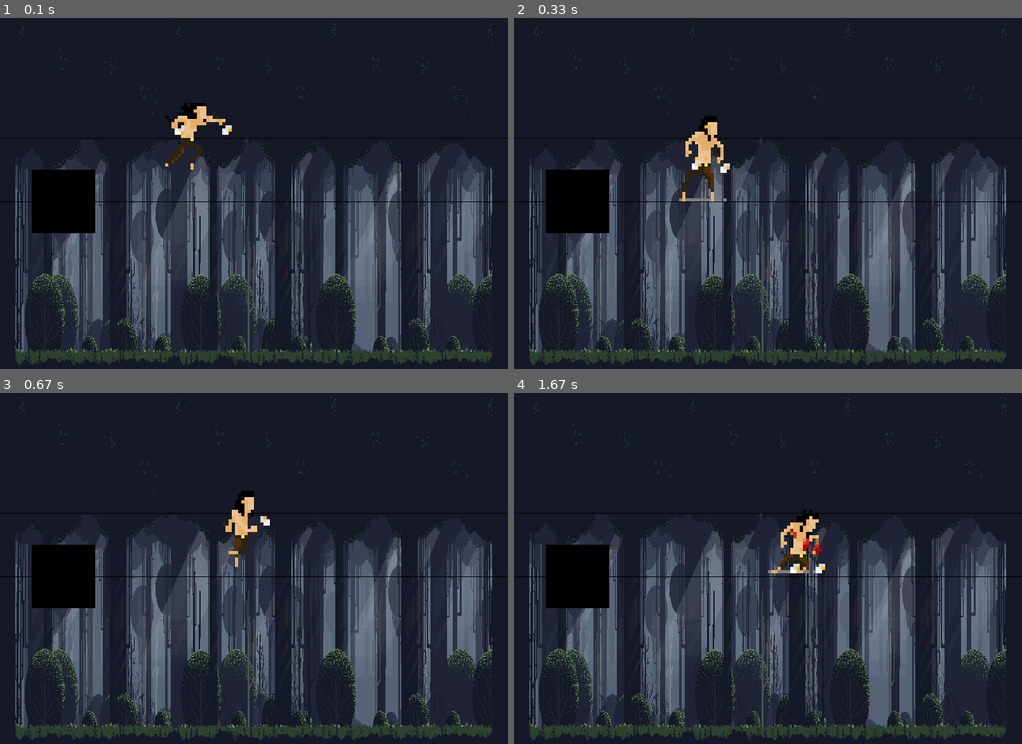
Above: before the commit, frames 1-4 (two rows, left to right).
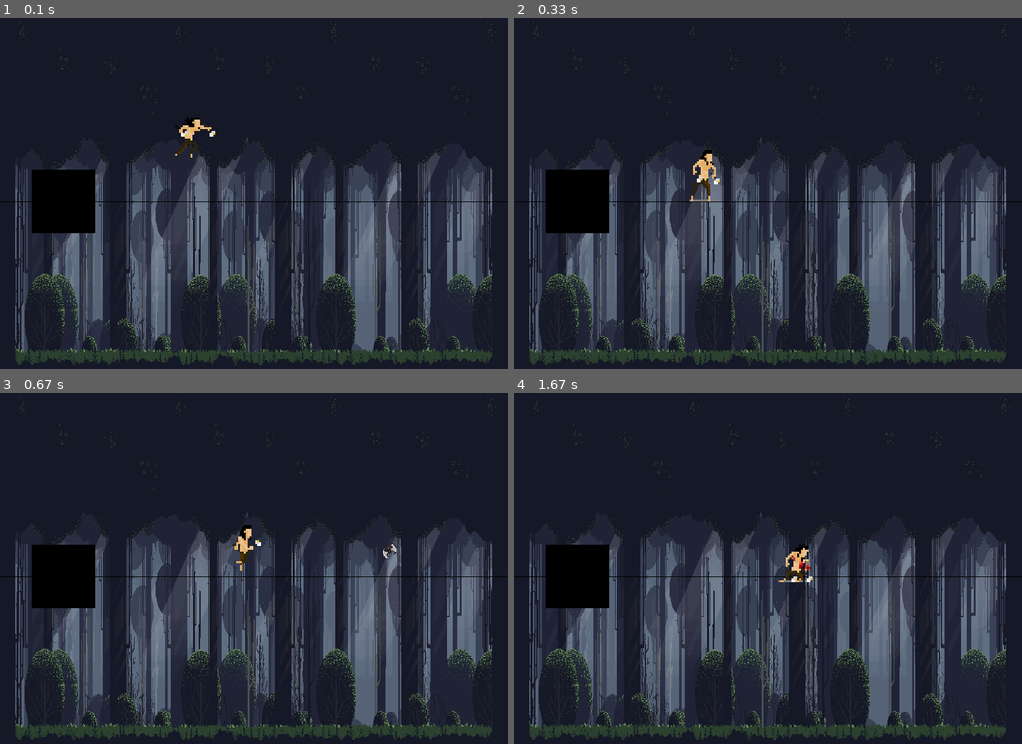
Above: after the commit, the same moments.

Repository: ramaeb/ramiroBianucci-pygame-tp-final
Game: pygame game, started from main.py
Two runs of this game, one before a commit and one after it. Both use one fixed random seed, a clock stepped at 60 frames per second and the inputs below.
Inputs:
- Up to frame 1 (0.1 s): no input
- Up to frame 2 (0.33 s): no input
- Up to frame 3 (0.67 s): hold E from 0.33 s (still down); hold Right from 0.33 s (still down)
- Up to frame 4 (1.67 s): release E at 0.8 s; release Right at 0.8 s; hold O 0.83-1.3 s; hold Right 0.83-1.3 s

The runs differ from the first frame. In frame 1, 0.9% of the frame differs, in the area x 0-100%, y 24-44%; in frame 2, 1.2%, in the area x 0-100%, y 27-53%; in frame 3, 1.0%; in frame 4, 1.2%.

Commit message:
modified:   assets/img/player/shoot/0.png 	modified:   assets/img/player/shoot/1.png 	deleted:    assets/img/player/shoot/2.png 	deleted:    assets/img/player/shoot/3.png 	deleted:    assets/img/player/shoot/4.png 	deleted:    assets/img/player/shoot/5.png 	deleted:    assets/img/player/shoot/6.png 	deleted:    assets/img/player/shoot/7.png 	new file:   assets/img/sounds/277219__thedweebman__8-bit-jump-2.wav 	modified:   main.py 	modified:   models/__pycache__/auxiliar.cpython-311.pyc 	modified:   models/auxiliar.py 	modified:   models/enemy/__pycache__/main_enemy.cpython-311.pyc 	new file:   models/player/__pycache__/bala.cpython-311.pyc 	modified:   models/player/__pycache__/main_player.cpython-311.pyc 	new file:   models/player/bala.py 	modified:   models/player/main_player.py

Diff:
--- a/main.py
+++ b/main.py
@@ -1,5 +1,7 @@
 import pygame as pg
+from pygame import mixer
 from models.auxiliar import *
+from models.player.bala import *
 from models.enemy.main_enemy import *
 from models.constantes import (
     ALTO_VENTANA, ANCHO_VENTANA, FPS
@@ -7,7 +9,14 @@
 from models.player.main_player import Jugador
 
 screen = pg.display.set_mode((ANCHO_VENTANA, ALTO_VENTANA))
+
+#sonidos y musica
+pg.mixer.pre_init(44100,-16,2,512)
+mixer.init()
 pg.init()
+
+
+
 clock = pg.time.Clock()
 color = (0,200,0)
 color_1 = (0,0,0)
@@ -16,41 +25,30 @@
 
 
 pg.display.flip()
+#SETEO VARIABLES
 ventana = pg.display.set_mode((ANCHO_VENTANA, ALTO_VENTANA))
-mueve_dere = False
-mueve_izq = False
-
 juego_ejecutandose = True
-jugador = Jugador(300,200,5,5)
-dispara = False
+jugador = Jugador(300,200,3,5)
+jugador.disparando = False
 jugador.cayendo = True
 
 while juego_ejecutandose:
     #MIENTRAS EL JUGADOR ESTÉ VIVO SE TOMAN TODOS LOS MOVIMIENTOS
-    if jugador.jugador_vivo:
-        jugador.movimiento_lateral(mueve_dere,mueve_izq)
-        jugador.animacion()
-        cambio_sprites_movimiento(mueve_dere,mueve_izq,jugador,dispara,jugador.cayendo,jugador.jugador_vivo)
-    else:
-        mueve_dere = False
-        mueve_izq = False
-        jugador.movimiento_lateral(mueve_dere,mueve_izq)
 
-        jugador.animacion()
-        cambio_sprites_movimiento(mueve_dere,mueve_izq,jugador,dispara,jugador.cayendo,jugador.jugador_vivo)
 
+    #test ---
     cuadrado = pg.draw.rect(ventana,color_1,pg.Rect(100,200,60,60))
     enemies = pg.sprite.Group()
     enemy = Enemigo()
     enemies.add(enemy)
     colision = pg.sprite.spritecollide(jugador, enemies, False)
-
+    #COLSION---
     if colision:
         print("COLISION!")
         jugador.jugador_vivo = False
-#ventana = pg.image.load(R"assets\img\background\background.png")
+    #COLSION---
+
     lista_eventos = pg.event.get()
-
     for event in lista_eventos:
         match event.type:
             case pg.QUIT:
@@ -60,15 +58,16 @@
             #SETEO DE TECLAS
             case pg.KEYDOWN:
                 if event.key == pg.K_RIGHT:
-                    mueve_dere = True
+                    jugador.mueve_dere = True
                 if event.key == pg.K_LEFT:
-                    mueve_izq = True
-                if event.key == pg.K_e:
-                    dispara = True
+                    jugador.mueve_izq = True
+                if (event.key == pg.K_e):
+                    jugador.disparando = True
                     print("Ataco")
+                #test muerte
                 if event.key == pg.K_o:
                     jugador.jugador_vivo = False
-                    print("Ataco")
+                    print("MUERTO")
                 if (event.key == pg.K_UP) and (not jugador.cayendo):
                     jugador.salta = True
                     jugador.cayendo = True
@@ -77,22 +76,23 @@
                 if (event.key == pg.K_UP):
                     jugador.cayendo = True
                 if event.key == pg.K_RIGHT:
-                    mueve_dere = False
+                    jugador.mueve_dere = False
                 if event.key == pg.K_LEFT:
-                    mueve_izq = False
+                    jugador.mueve_izq = False
                 if event.key == pg.K_e:
-                    dispara = False
+                    jugador.disparando = False
 
 
 
     screen.blit(back_img, back_img.get_rect())
     pg.draw.line(ventana,color_1,(0,300),(ANCHO_VENTANA,300))
-    pg.draw.line(ventana,color_1,(0,200),(ANCHO_VENTANA,200))
     #screen.blit(back_img, back_img.get_rect())
     enemies.update()
     enemies.draw(screen)
     jugador.draw(screen)
-
+    jugador.update()
+    bullet_group.draw(screen)
+    bullet_group.update()
     delta_ms = clock.tick(FPS)
     pg.display.update()
 
--- a/models/auxiliar.py
+++ b/models/auxiliar.py
@@ -4,6 +4,7 @@
     pass
 
 #ALTERNA EL MOVIMIENTO DEL IDLE Y DEL WALK EN SPRITES.
+'''
 def cambio_sprites_movimiento(mueve_dere,mueve_izq,jugador,dispara,saltando,vivo):
     if vivo:
         if (saltando and (mueve_dere or mueve_izq)):
@@ -20,3 +21,5 @@
             jugador.cambio_accion(0)
     else:
         jugador.cambio_accion(4)
+
+'''
--- /dev/null
+++ b/models/player/bala.py
@@ -0,0 +1,19 @@
+import pygame as pg
+from models.constantes import *
+bullet_group = pg.sprite.Group()
+class Bala(pg.sprite.Sprite):
+    def __init__(self,x,y,direccion):
+        # self.grupo = bullet_group
+        pg.sprite.Sprite.__init__(self)
+        self.velocidad = 15
+        self.image =  pg.image.load('assets/img/bullet/5.png').convert_alpha()
+        self.image = pg.transform.scale(self.image, ((self.image.get_width()*0.17), (self.image.get_height() * 0.2)))
+        self.rect = self.image.get_rect()
+        self.rect.center = (x,y)
+        self.direccion = direccion
+    def update(self):
+        #movimiento bala
+        self.rect.x = self.rect.x + (self.velocidad*self.direccion)
+        #elimina balas del escenario
+        if (self.rect.right < 0)or (self.rect.left > ANCHO_VENTANA):
+            self.kill()
--- a/models/player/main_player.py
+++ b/models/player/main_player.py
@@ -2,15 +2,17 @@
 import os
 from ..constantes import *
 from models.constantes import ANCHO_VENTANA, DEBUG,ALTO_VENTANA
+from .bala import *
 
 class Jugador(pg.sprite.Sprite):
 
     def __init__(self,x,y,escala,velocidad):
         #HEREDO FUNCIONALIDADES DE LA CLASE SPRITE
         pg.sprite.Sprite.__init__(self)
+        self.disparando = False
         self.jugador_vivo = True #VARIABLE PARA SABER SI EL JUGADOR ESTÁ VIVO.
         self.velocidad = velocidad #Cuantos pixeles se mueve el personaje al presionar tecla movimiento.
-        self.direccion = True #Verdadero para la derecha y falso flipeo para la izquierda
+        self.direccion = 1 #Verdadero para la derecha y falso flipeo para la izquierda
         self.lista_animacion = []
         self.vel_y = 0
         self.flip = False #Variable para girar el sprite izq y der
@@ -20,6 +22,9 @@
         self.cayendo = False #Flag para la caida del jugador
         self.index_animacion = 0
         self.salta = False #Activa el salto
+        self.cooldown_disparo = 20
+        self.mueve_dere = False
+        self.mueve_izq = False
         #IDLE
         #CARGA LAS ANIMACIONES
         tipo_animacion = ['idle','walk','jump','shoot','death']
@@ -37,7 +42,6 @@
         self.image = self.lista_animacion[self.accion][self.index_animacion]
         self.rect = self.image.get_rect()
         self.rect.center = (x,y)
-
 
     def animacion(self):
         COOLDOWN_ANIMACION = 100
@@ -61,24 +65,24 @@
             self.tiempo_animacion = pg.time.get_ticks()
 
 
-    def movimiento_lateral(self,mueve_dere,mueve_izq):
+    def movimiento(self,mueve_dere,mueve_izq):
         #Coordenadas predecibles para el movimiento,
         # sirven para parar movimientos o para las mismas colisiones.
         dx = 0
         dy = 0
         if mueve_dere:
             dx = self.velocidad
-            self.direccion = True
+            self.direccion = 1
             self.flip = False
         if mueve_izq:
             dx = -self.velocidad
-            self.direccion = False
+            self.direccion = -1
             self.flip = True
 
         #Seteo de la posicion del jugador
         if self.cayendo == True:
             if self.salta:
-                self.vel_y = -11
+                self.vel_y = -15
                 self.salta = False
             else:
                 self.vel_y += GRAVEDAD
@@ -110,16 +114,48 @@
             self.rect.x += dx
             self.rect.y += dy
 
+    def cambio_sprites_movimiento(self,mueve_dere,mueve_izq,jugador,dispara,cayendo,jugador_vivo):
+        if jugador_vivo:
+            if (cayendo and (mueve_dere or mueve_izq)):
+                jugador.cambio_accion(2)
+            elif (mueve_dere or mueve_izq):
+                jugador.cambio_accion(1)
+            elif dispara:
+                jugador.cambio_accion(3)
+            elif cayendo:
+                jugador.cambio_accion(2)
+        # elif muerte:
+        #   jugador.cambio_accion(4)
+            else:
+                jugador.cambio_accion(0)
+        else:
+            jugador.cambio_accion(4)
 
-
-    def disparo(self,dispara):
-        if dispara:
-            pass
+    def disparo(self):
+        if self.cooldown_disparo == 0:
+            self.cooldown_disparo = 20
+            bala = Bala(self.rect.centerx + (0.8 * self.rect.size[0] * self.direccion) , self.rect.centery, self.direccion)
+            bullet_group.add(bala)
 
     def draw(self,screen):
         #Dibuja el personaje en pantalla, tambien dibuja si esta el flipeo de la imagen.
         screen.blit(pg.transform.flip(self.image,self.flip,False),self.rect)
 
-class Bullet(pg.sprite.Sprite):
-    def __init__(self,x,y,velocidad):
-        pg.sprite.Sprite.__init__(self)
+    def update(self):
+        if self.jugador_vivo:
+            self.movimiento(self.mueve_dere,self.mueve_izq)
+            self.animacion()
+            self.cambio_sprites_movimiento(self.mueve_dere,self.mueve_izq,self,self.disparando,self.cayendo,self.jugador_vivo)
+            if self.disparando:
+                print("disparando")
+                self.disparo()
+        else:
+            self.mueve_dere = False
+            self.mueve_izq = False
+            self.movimiento(self.mueve_dere,self.mueve_izq)
+            self.animacion()
+            self.cambio_sprites_movimiento(self.mueve_dere,self.mueve_izq,self,self.disparando,self.cayendo,self.jugador_vivo)
+        self.animacion()
+        print(self.cooldown_disparo)
+        if self.cooldown_disparo > 0:
+            self.cooldown_disparo -= 1
Binary file changed: assets/img/player/shoot/0.png
Binary file changed: assets/img/player/shoot/1.png
Binary file removed: assets/img/player/shoot/2.png
Binary file removed: assets/img/player/shoot/3.png
Binary file removed: assets/img/player/shoot/4.png
Binary file removed: assets/img/player/shoot/5.png
Binary file removed: assets/img/player/shoot/6.png
Binary file removed: assets/img/player/shoot/7.png
Not shown, added: assets/img/sounds/277219__thedweebman__8-bit-jump-2.wav
